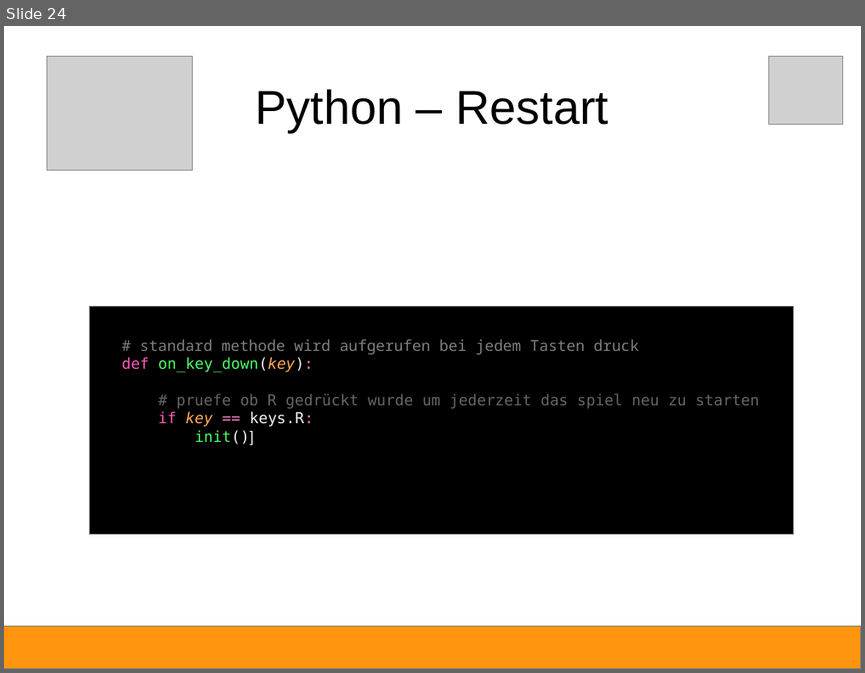
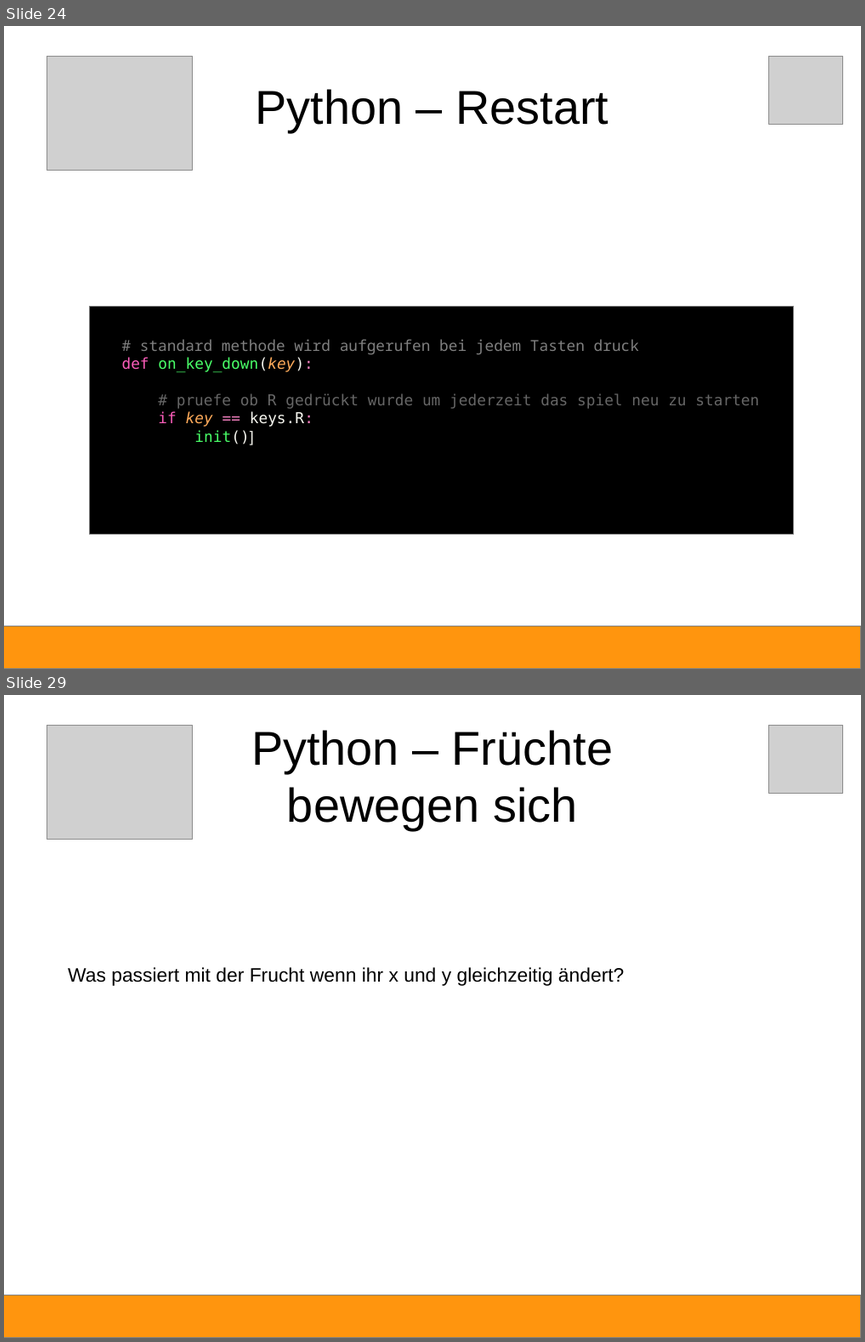
Before and after one commit to Devoxx4KidsDE/python-games, a slide deck: fruchthuhn/Python-Anleitung.odp. Shown one above the other, each under a label of ours: slide 24 before the commit, slides 24 and 29 after it; the slides between them are not shown. The pictures are 865x673 and 865x1342 pixels, drawn with LibreOffice and Linux fonts; fonts in the diff are those of the drawing; grey boxes stand for pictures. Boxes give left, top, right and bottom in pixels: in the first picture for what was removed or moved away, otherwise in the second. Text is boxed around its words. In the diff, an @@ line names an element or a change of style, - is before the commit and + after.

```diff
--- a/fruchthuhn/Python-Anleitung.odp
+++ b/fruchthuhn/Python-Anleitung.odp
@@ slide 29 added at [4,695,861,1338], background #FFFFFF @@
@@ picture added at [46,726,192,839] @@
@@ title added at [251,730,613,830], 44 pt, text #000000 @@
+Python – Früchte
+bewegen sich
@@ picture added at [769,726,842,793] @@
@@ text added at [68,967,624,986], 18 pt, text #000000 @@
+Was passiert mit der Frucht wenn ihr x und y gleichzeitig ändert?
@@ rectangle added at [4,1295,861,1338], fill #FF950E, outline #808080 0 pt @@
```
Also in this commit, not shown: 1 slide changed, 10 other slides added, 1 slide removed, 2 other files.
